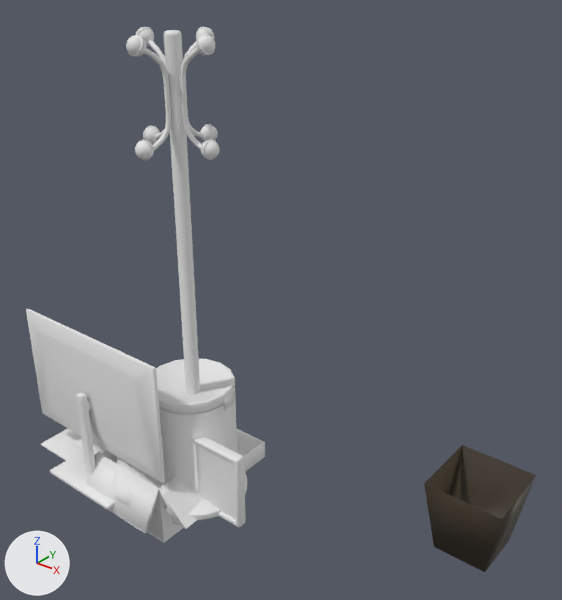
The FBX model ECOE sim/Assets/Art/Environment/Props/Props.fbx as it was, and as the next commit left it.
Before and after are seen from a 50 mm camera at (2.56, -2.14, 2.62) aimed at (0.52, 0.41, 1.04). The axes (+X, +Y, +Z) are drawn at lower left. The lights are the same throughout. The first picture is the older version. Where no turn or scale is listed for an object, it has been applied to the vertices. Vertices at exactly the same position are counted once.

The scene before the commit, as lines of its bpy script (objects in view):
```python
me_circle_009 = bpy.data.meshes.new('Circle.009')
me_circle_009.from_pydata(...)  # 385 vertices, 388 faces; spans x -0.136..0.386, y -0.07..0.379, z 0.0..0.585
me_cube_005 = bpy.data.meshes.new('Cube.005')
me_cube_005.from_pydata(...)  # 193 vertices, 181 faces; spans x 0.0..0.342, y 0.0..0.501, z -0.001..0.1
me_cube_034 = bpy.data.meshes.new('Cube.034')
me_cube_034.from_pydata(...)  # 16 vertices, 14 faces; spans x 1.236..1.631, y 0.613..1.008, z -0.203..0.203
me_cube_034.materials.append(mat_material_002)  # brown #3f3527
me_cylinder_001 = bpy.data.meshes.new('Cylinder.001')
me_cylinder_001.from_pydata(...)  # 256 vertices, 252 faces; spans x -0.716..0.241, y -0.315..0.003, z -0.002..0.821
me_cylinder_002 = bpy.data.meshes.new('Cylinder.002')
me_cylinder_002.from_pydata(...)  # 56 vertices, 54 faces; spans x -0.698..0.001, y -0.198..0.001, z -0.002..0.015
me_cylinder_003 = bpy.data.meshes.new('Cylinder.003')
me_cylinder_003.from_pydata(...)  # 4272 vertices, 4362 faces; spans x -0.02..0.48, y -0.16..0.35, z 0.0..2.24
ob_bin = bpy.data.objects.new('Bin', me_cube_034)
ob_bin.location = (0.0, 0.0, 0.0)
ob_bincircular = bpy.data.objects.new('BinCircular', me_circle_009)
ob_bincircular.location = (0.0, 0.0, 0.0)
ob_computer = bpy.data.objects.new('Computer', me_cylinder_001)
ob_computer.location = (0.0, 0.0, 0.0)
ob_folder = bpy.data.objects.new('Folder', me_cube_005)
ob_folder.location = (0.0, 0.0, 0.0)
ob_keyboard = bpy.data.objects.new('KeyBoard', me_cylinder_002)
ob_keyboard.location = (0.0, 0.0, 0.0)
ob_rackcoat = bpy.data.objects.new('RackCoat', me_cylinder_003)
ob_rackcoat.location = (0.0, 0.0, 0.0)
# also in view: 'CardboardBox' at (-0.02, 0.02, -0.02); 'OptometricPanel' at (0.3, 0.02, 0.2); 'Pillow' at (0.0, 0.0, 0.0); 'CardboardBox.001' at (-0.01, 0.02, -0.01)
```
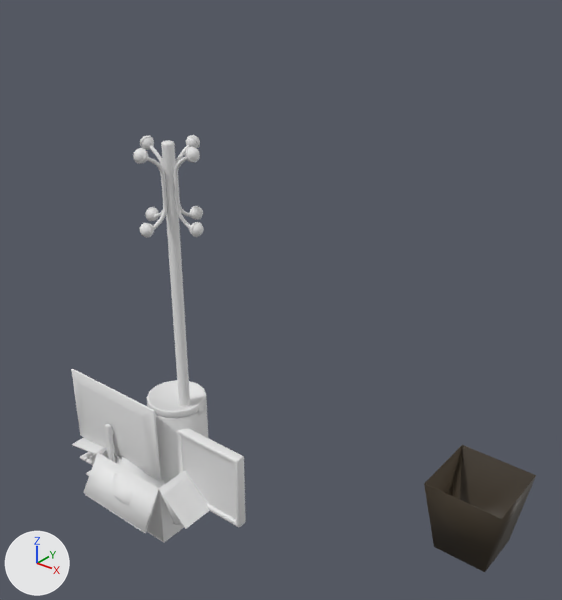
Changed parts and their boxes (x1, y1, x2, y2) in the pictures (562 x 600 px; the box of a moved part takes in the faces that stretch with it):
'Computer', rescaled: before (26, 309, 165, 510); after (71, 369, 161, 481)
'RackCoat', rescaled: before (126, 27, 247, 520); after (133, 135, 204, 407)
'BinCircular', reshaped: before (156, 359, 237, 491); after (147, 380, 208, 484)
'KeyBoard', rescaled (mostly hidden afterwards): before (41, 429, 83, 461); after (80, 452, 96, 466)
'Folder', rescaled (not visible afterwards): before (236, 428, 265, 472)
part 3 of me_circle_009, moved or reshaped: before (156, 359, 235, 414); after (147, 380, 206, 418)
part 4 of me_circle_009, moved or reshaped: before (224, 390, 235, 411); after (198, 402, 206, 416)
part 5 of me_circle_009, moved or reshaped: before (159, 388, 237, 491); after (147, 400, 208, 484)

Diff of the bpy script that builds the scene:
```diff
--- a/ECOE sim/Assets/Art/Environment/Props/Props.fbx.py
+++ b/ECOE sim/Assets/Art/Environment/Props/Props.fbx.py
@@ me_circle_009 @@
 # used by ob_bincircular; location = (0.0, 0.0, 0.0)
-me_circle_009.from_pydata(...)  # 385 vertices, 388 faces; spans x -0.136..0.386, y -0.07..0.379, z 0.0..0.585
+me_circle_009.from_pydata(...)  # 385 vertices, 388 faces; spans x -0.091..0.258, y -0.047..0.253, z 0.0..0.5
+# me_circle_009 part 3: the loose piece of 129 vertices spanning x -0.066..0.375, y -0.066..0.375, z 0.533..0.585 is scaled about its middle by 0.669, then moved by (-0.051, -0.051, -0.076)
+# me_circle_009 part 4: the loose piece of 16 vertices spanning x 0.35..0.386, y 0.155..0.241, z 0.493..0.567 is scaled about its middle by 0.669, then moved by (-0.122, -0.065, -0.067)
+# me_circle_009 part 5: 191 of 385 vertices moved; they spanned x -0.07..0.379, y -0.07..0.379, z 0.0..0.528 and now span x -0.047..0.253, y -0.047..0.253, z 0.0..0.462; mean shift (-0.051, -0.051, -0.035); largest move (0.309, 0.309, 0.526) -> (0.207, 0.207, 0.46)
+# other edits to the shape of me_circle_009 do not show in these pictures
@@ me_cylinder_003 @@
 # used by ob_rackcoat; location = (0.0, 0.0, 0.0)
-me_cylinder_003.from_pydata(...)  # 4272 vertices, 4362 faces; spans x -0.02..0.48, y -0.16..0.35, z 0.0..2.24
+me_cylinder_003.from_pydata(...)  # 4272 vertices, 4362 faces; spans x -0.02..0.39, y -0.12..0.28, z 0.0..1.8
+# me_cylinder_003 part 7: the whole mesh is scaled about the mesh origin by 0.803
@@ me_cylinder_002 @@
 # used by ob_keyboard; location = (0.0, 0.0, 0.0)
-me_cylinder_002.from_pydata(...)  # 56 vertices, 54 faces; spans x -0.698..0.001, y -0.198..0.001, z -0.002..0.015
+me_cylinder_002.from_pydata(...)  # 56 vertices, 54 faces; spans x -0.439..0.001, y -0.135..0.001, z -0.001..0.009
+# me_cylinder_002 part 6: the whole mesh is scaled about the mesh origin by (0.629, 0.679, 0.629)
@@ me_cylinder_001 @@
 # used by ob_computer; location = (0.0, 0.0, 0.0)
-me_cylinder_001.from_pydata(...)  # 256 vertices, 252 faces; spans x -0.716..0.241, y -0.315..0.003, z -0.002..0.821
+me_cylinder_001.from_pydata(...)  # 256 vertices, 252 faces; spans x -0.464..0.156, y -0.204..0.002, z -0.001..0.532
+# me_cylinder_001 part 1: the whole mesh is scaled about the mesh origin by 0.648
@@ me_cube_005 @@
 # used by ob_folder; location = (0.0, 0.0, 0.0)
-me_cube_005.from_pydata(...)  # 193 vertices, 181 faces; spans x 0.0..0.342, y 0.0..0.501, z -0.001..0.1
+me_cube_005.from_pydata(...)  # 193 vertices, 181 faces; spans x 0.0..0.23, y 0.0..0.32, z 0.0..0.064
+# me_cube_005 part 2: the whole mesh is scaled about the mesh origin by (0.675, 0.639, 0.639)
```
